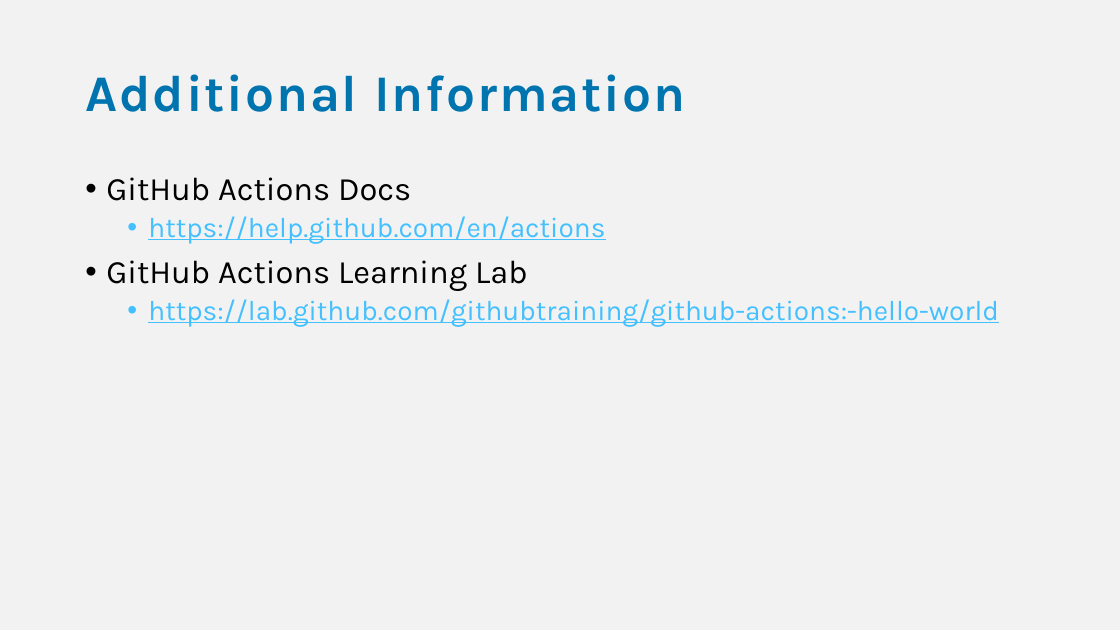
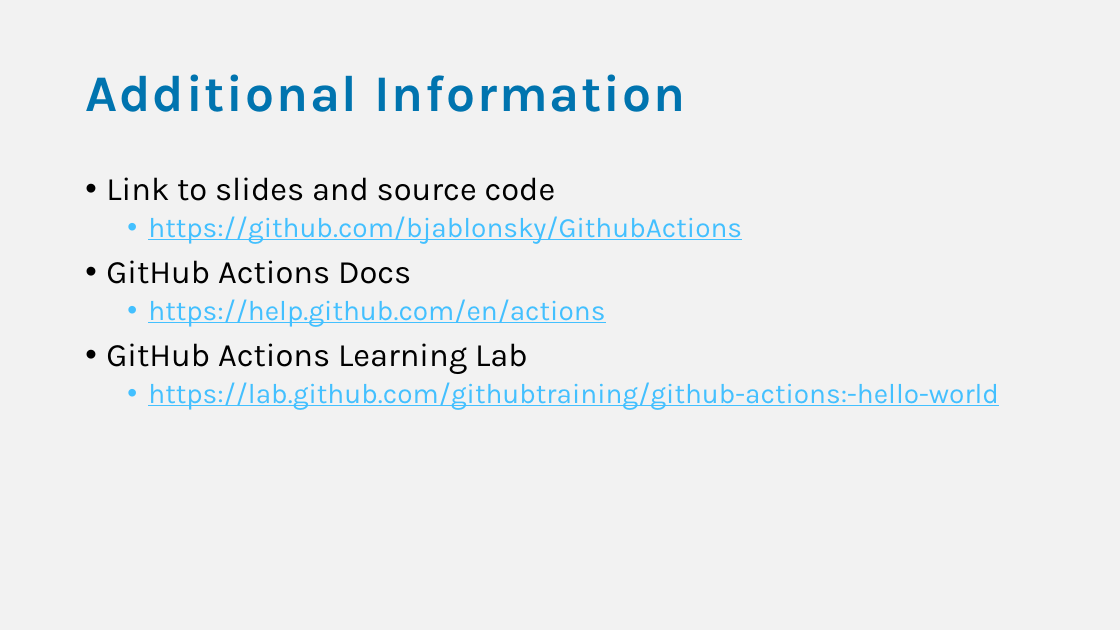
Before and after one commit to bjablonsky/GithubActions, a slide deck: slide 30 of slides/GithubActions-WorkflowsInYourRepo.pptx (slide 29 before the commit). Drawn at 1120x630 pixels with LibreOffice and Linux fonts; fonts in the diff are those of the drawing. Boxes give left, top, right and bottom in pixels: in the first picture for what was removed or moved away, otherwise in the second. Text is boxed around its words. In the diff, an @@ line names an element or a change of style, - is before the commit and + after.

```diff
--- a/slides/GithubActions-WorkflowsInYourRepo.pptx
+++ b/slides/GithubActions-WorkflowsInYourRepo.pptx
@@ text at <box>106,177,742,244</box>: paragraphs added @@
+• Link to slides and source code
+  • https://github.com/bjablonsky/GithubActions
```
Also in this commit, not shown: 5 other slides changed, 1 slide added, 1 other file.
